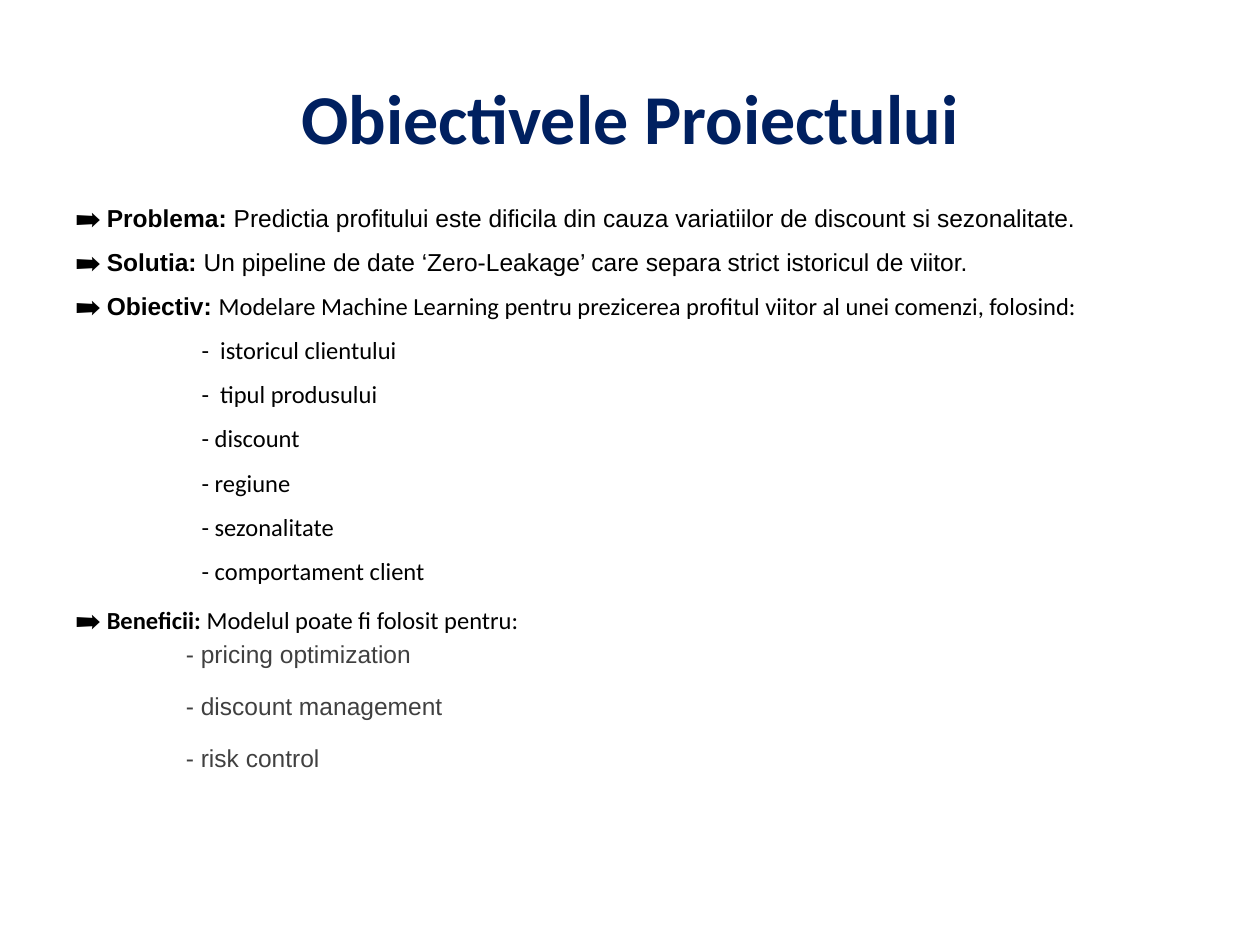
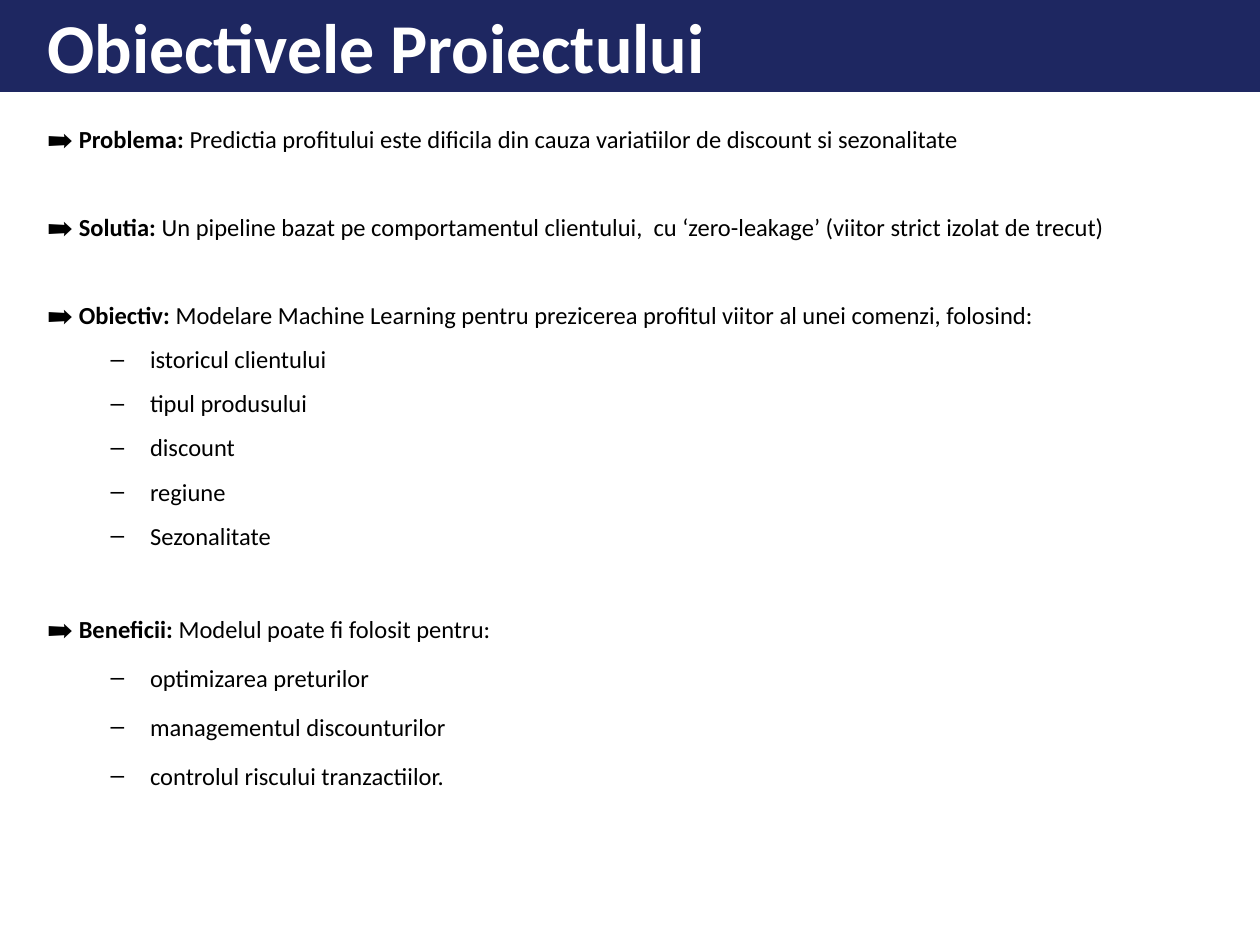
Before and after one commit to datiaxe/transactions_profit_prediction, a slide deck: slide 2 of reports/Profit_Prediction_Engine .pptx. Drawn at 1260x945 pixels with LibreOffice and Linux fonts; fonts in the diff are those of the drawing. Boxes give left, top, right and bottom in pixels: in the first picture for what was removed or moved away, otherwise in the second. Text is boxed around its words. In the diff, an @@ line names an element or a change of style, - is before the commit and + after.

```diff
--- a/reports/Profit_Prediction_Engine .pptx
+++ b/reports/Profit_Prediction_Engine .pptx
@@ rectangle added at box(0, 0, 1260, 91), fill #1E2761, outline #1E2761 1 pt @@
@@ text "Obiectivele Proiectului": place and size @@
-text "Obiectivele Proiectului" at box(301, 94, 958, 145)
+text "Obiectivele Proiectului" at box(48, 23, 705, 74)
@@ text "Obiectivele Proiectului" at box(48, 23, 705, 74): text colour #002060 to #FFFFFF; alignment centre to left @@
@@ text "➡️ Problema: Predictia profitului este ...": place and size @@
-text "➡️ Problema: Predictia profitului este ..." at box(76, 209, 1075, 768)
+text "➡️ Problema: Predictia profitului este ..." at box(48, 130, 1104, 786)
@@ text at box(48, 130, 1104, 545): text changed @@
-➡️ Problema: Predictia profitului este dificila din cauza variatiilor de discount si sezonalitate.
-➡️ Solutia: Un pipeline de date ‘Zero-Leakage’ care separa strict istoricul de viitor.
-➡️ Obiectiv: Modelare Machine Learning pentru prezicerea profitul viitor al unei comenzi, folosind:
-- istoricul clientului
-- tipul produsului
-- discount
-- regiune
-- sezonalitate
-- comportament client
+➡️ Problema: Predictia profitului este dificila din cauza variatiilor de discount si sezonalitate
+➡️ Solutia: Un pipeline bazat pe comportamentul clientului, cu ‘zero-leakage’ (viitor strict izolat de trecut)
+➡️ Obiectiv: Modelare Machine Learning pentru prezicerea profitul viitor al unei comenzi, folosind:
+  – istoricul clientului
+  – tipul produsului
+  – discount
+  – regiune
+  – Sezonalitate
@@ text at box(150, 670, 445, 786): text changed; font Arial to Calibri; text colour #404040 to #000000 @@
-    - pricing optimization
-    - discount management
-    - risk control
+  – optimizarea preturilor
+  – managementul discounturilor
+  – controlul riscului tranzactiilor.
```
Also in this commit, not shown: 12 other slides changed, 6 other files.
